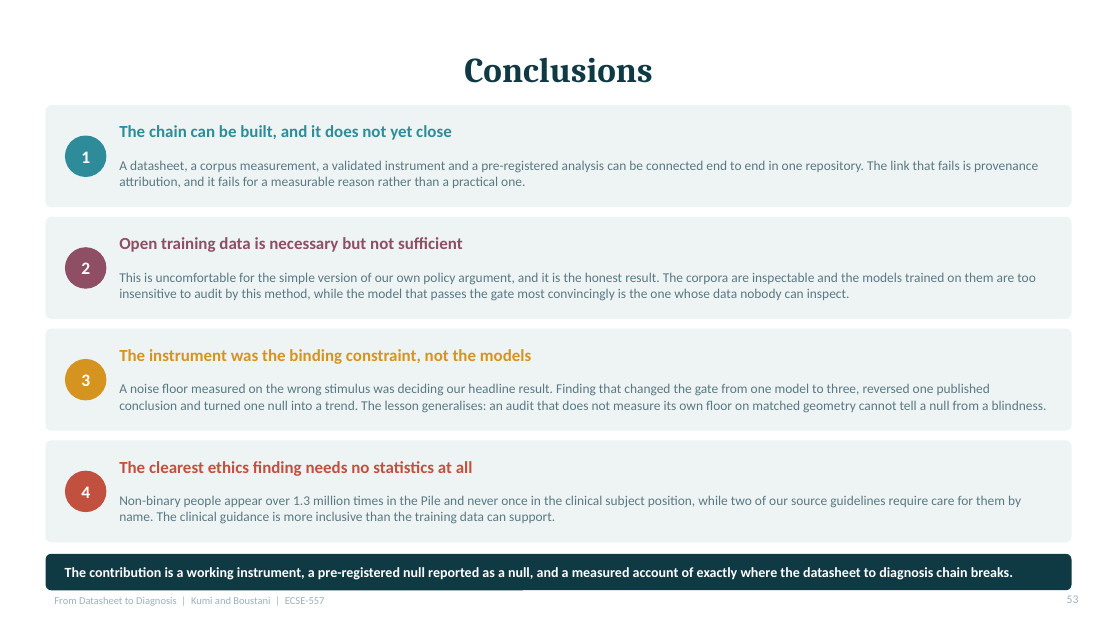
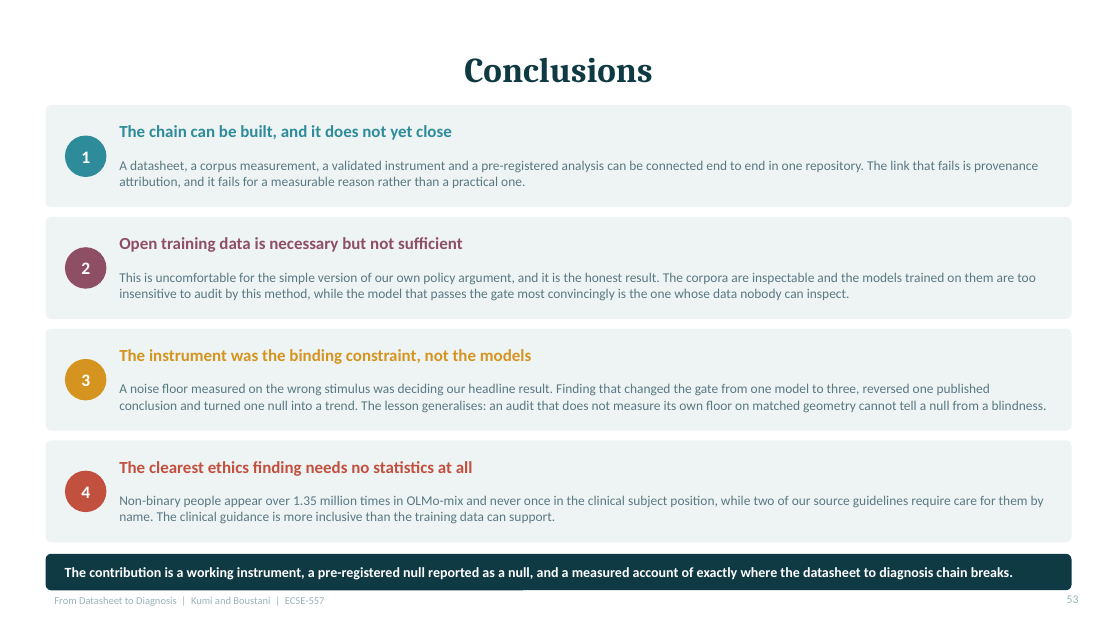
Before and after one commit to Evans-Junior/datasheet-to-diagnosis-audit, a slide deck: slide 53 of Datasheet_to_Diagnosis_Presentation.pptx. Drawn at 1120x630 pixels with LibreOffice and Linux fonts; fonts in the diff are those of the drawing. Boxes give left, top, right and bottom in pixels: in the first picture for what was removed or moved away, otherwise in the second. Text is boxed around its words. In the diff, an @@ line names an element or a change of style, - is before the commit and + after.

```diff
--- a/Datasheet_to_Diagnosis_Presentation.pptx
+++ b/Datasheet_to_Diagnosis_Presentation.pptx
@@ text at (119,495,1044,524): text changed @@
-Non-binary people appear over 1.3 million times in the Pile and never once in the clinical subject position, while two of our source guidelines require care for them by name. The clinical guidance is more inclusive than the training data can support.
+Non-binary people appear over 1.35 million times in OLMo-mix and never once in the clinical subject position, while two of our source guidelines require care for them by name. The clinical guidance is more inclusive than the training data can support.
```
Also in this commit, not shown: 3 other slides changed, 11 other files.
